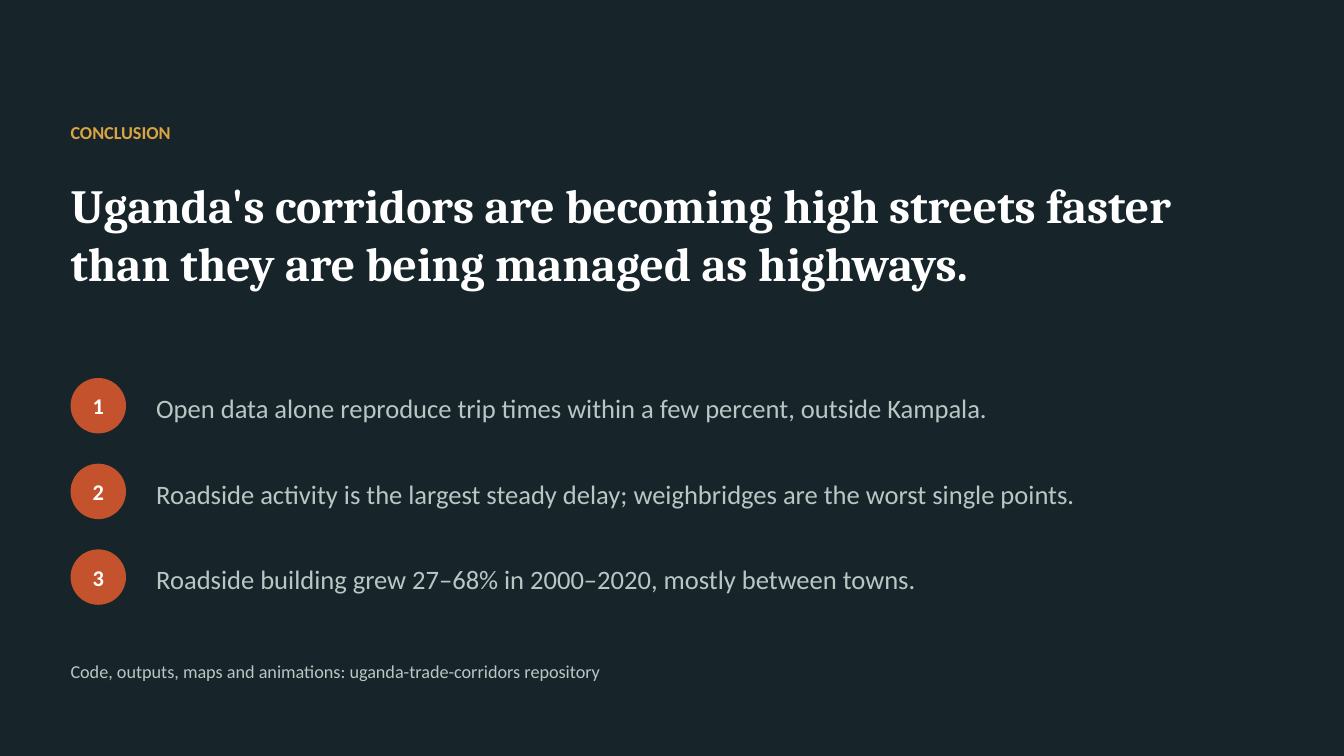
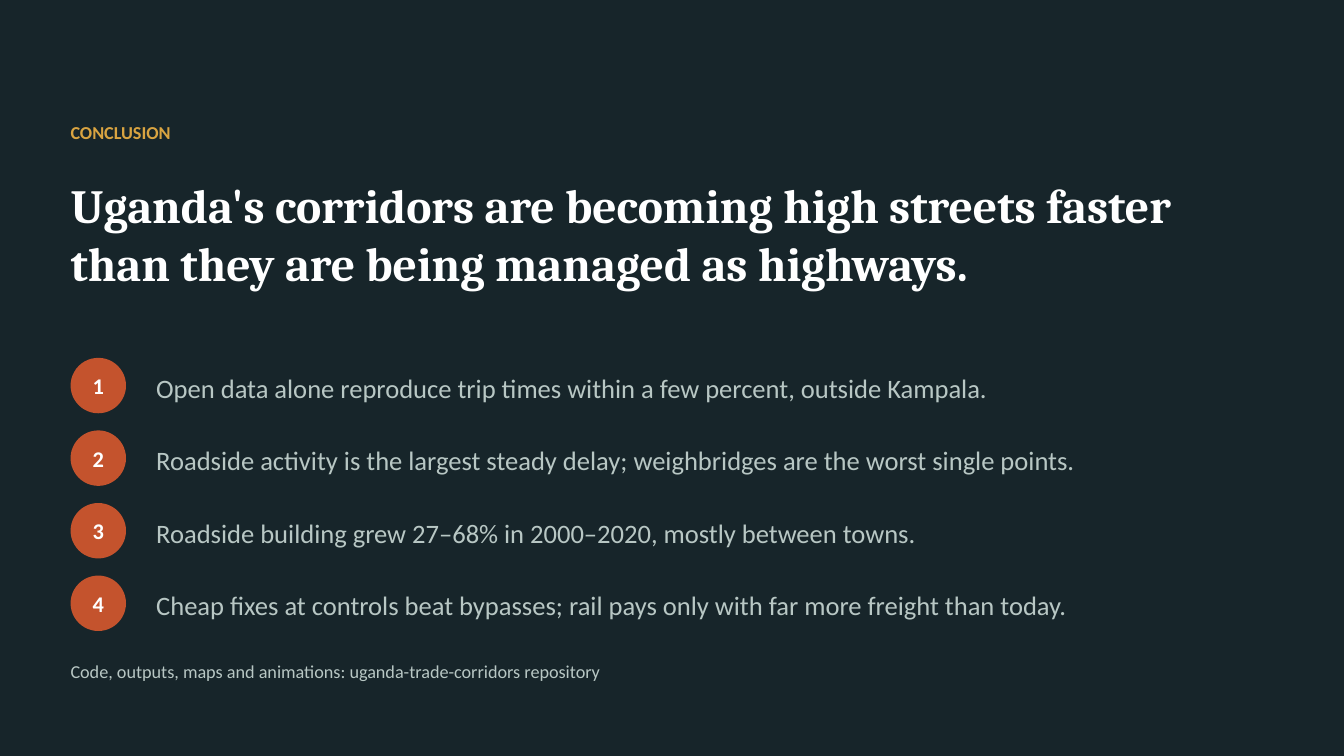
Before and after one commit to gavacharles/uganda-trade-corridors, a slide deck: slide 20 of presentation/highways_high_streets.pptx (slide 14 before the commit). Drawn at 1344x756 pixels with LibreOffice and Linux fonts; fonts in the diff are those of the drawing. Boxes give left, top, right and bottom in pixels: in the first picture for what was removed or moved away, otherwise in the second. Text is boxed around its words. In the diff, an @@ line names an element or a change of style, - is before the commit and + after.

```diff
--- a/presentation/highways_high_streets.pptx
+++ b/presentation/highways_high_streets.pptx
@@ ellipse "1": place and size @@
-ellipse "1" at [71, 378, 126, 434]
+ellipse "1" at [71, 358, 126, 413]
@@ text "Open data alone reproduce trip ...": place and size @@
-text "Open data alone reproduce trip ..." at [156, 399, 986, 423]
+text "Open data alone reproduce trip ..." at [156, 379, 986, 403]
@@ ellipse "2": place and size @@
-ellipse "2" at [71, 464, 126, 519]
+ellipse "2" at [71, 431, 126, 486]
@@ text "Roadside activity is the largest ...": place and size @@
-text "Roadside activity is the largest ..." at [156, 485, 1074, 509]
+text "Roadside activity is the largest ..." at [156, 451, 1074, 475]
@@ ellipse "3": place and size @@
-ellipse "3" at [71, 549, 126, 605]
+ellipse "3" at [71, 503, 126, 559]
@@ text "Roadside building grew 27–68% in ...": place and size @@
-text "Roadside building grew 27–68% in ..." at [156, 570, 916, 594]
+text "Roadside building grew 27–68% in ..." at [156, 524, 916, 548]
@@ ellipse added at [71, 576, 126, 631], fill #C4532D, 16 pt, text #FFFFFF, bold @@
+4
@@ text added at [156, 596, 1066, 620], 19 pt, text #B8C7C4 @@
+Cheap fixes at controls beat bypasses; rail pays only with far more freight than today.
```
Also in this commit, not shown: 2 other slides changed, 6 slides added, 20 other files.
